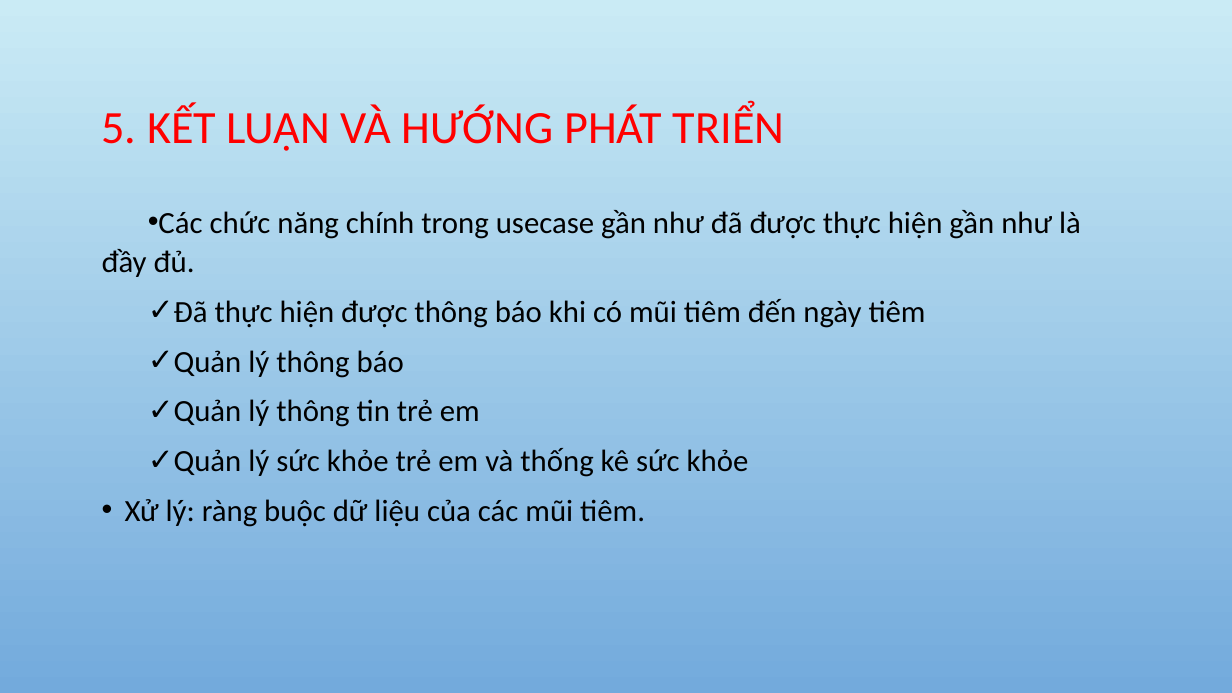
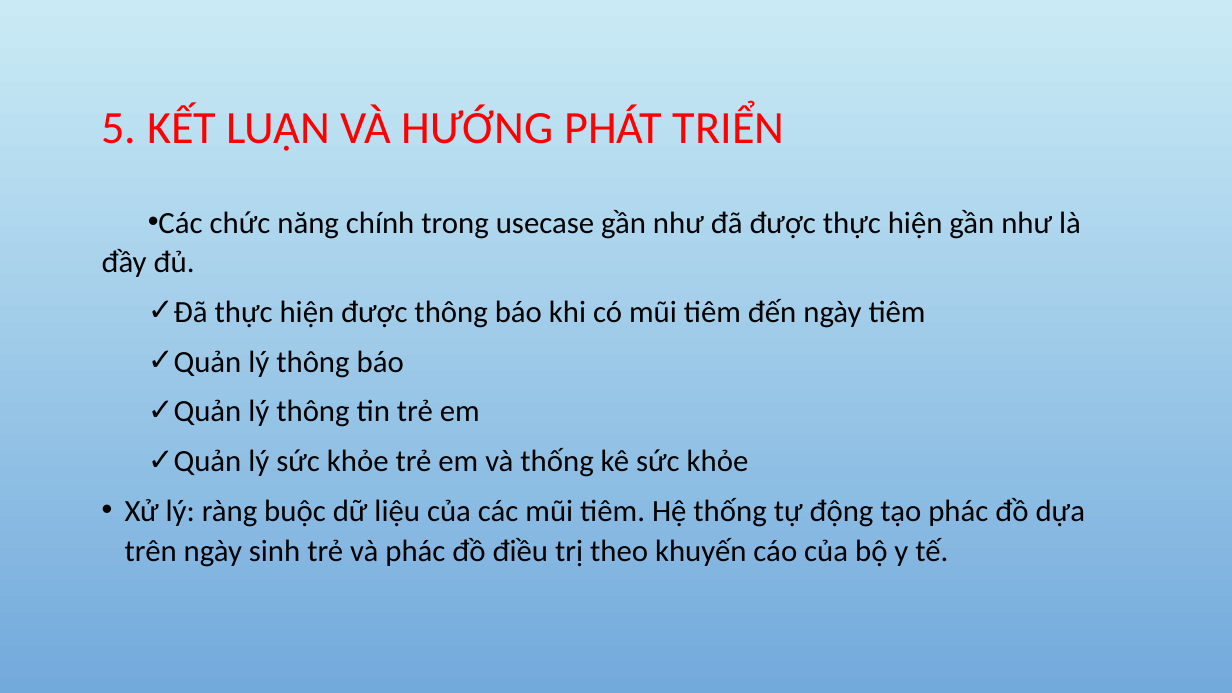
Before and after one commit to tuongthanh98/GraduationThsis, a slide deck: slide 15 of GraduationThsis_powpoint.pptx (slide 17 before the commit). Drawn at 1232x693 pixels with LibreOffice and Linux fonts; fonts in the diff are those of the drawing; background and template pictures are left out. Boxes give left, top, right and bottom in pixels: in the first picture for what was removed or moved away, otherwise in the second. Text is boxed around its words. In the diff, an @@ line names an element or a change of style, - is before the commit and + after.

```diff
--- a/GraduationThsis_powpoint.pptx
+++ b/GraduationThsis_powpoint.pptx
@@ text at box(125, 498, 1085, 567): text changed @@
-• Xử lý: ràng buộc dữ liệu của các mũi tiêm.
+• Xử lý: ràng buộc dữ liệu của các mũi tiêm. Hệ thống tự động tạo phác đồ dựa trên ngày sinh trẻ và phác đồ điều trị theo khuyến cáo của bộ y tế.
```
Also in this commit, not shown: 9 other slides changed, 1 slide added, 3 slides removed, 3 other files.
